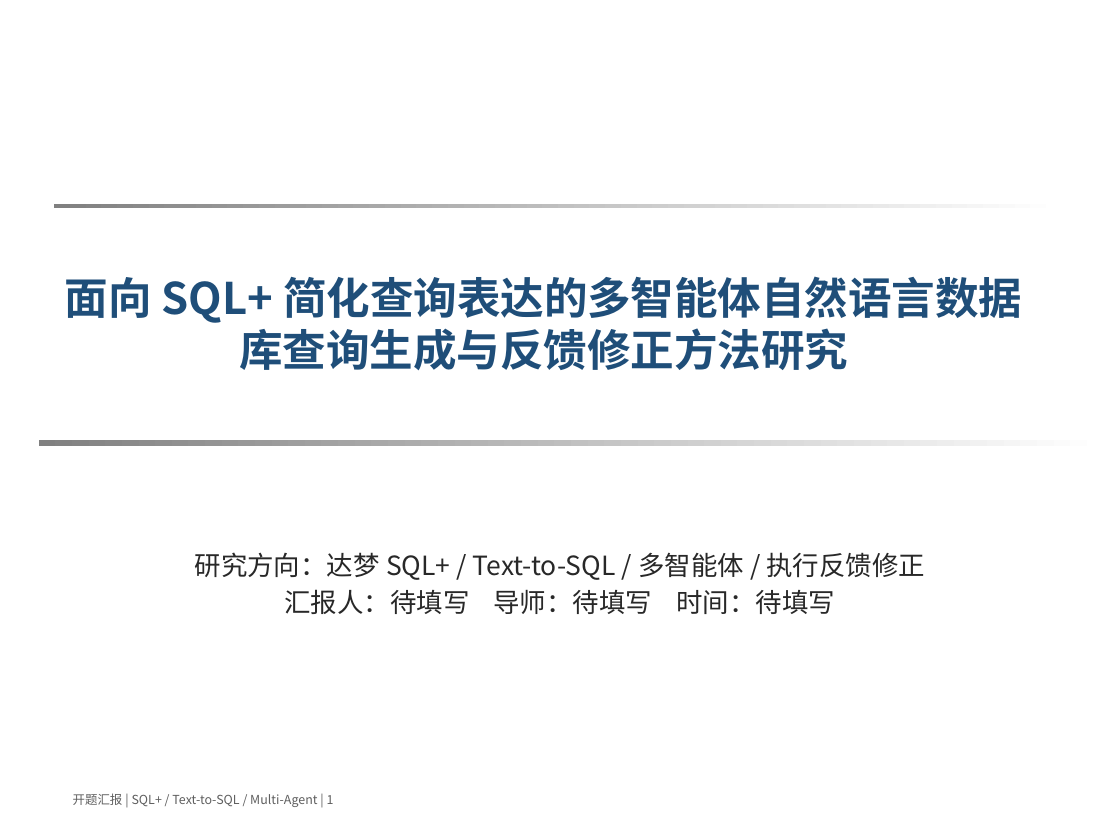
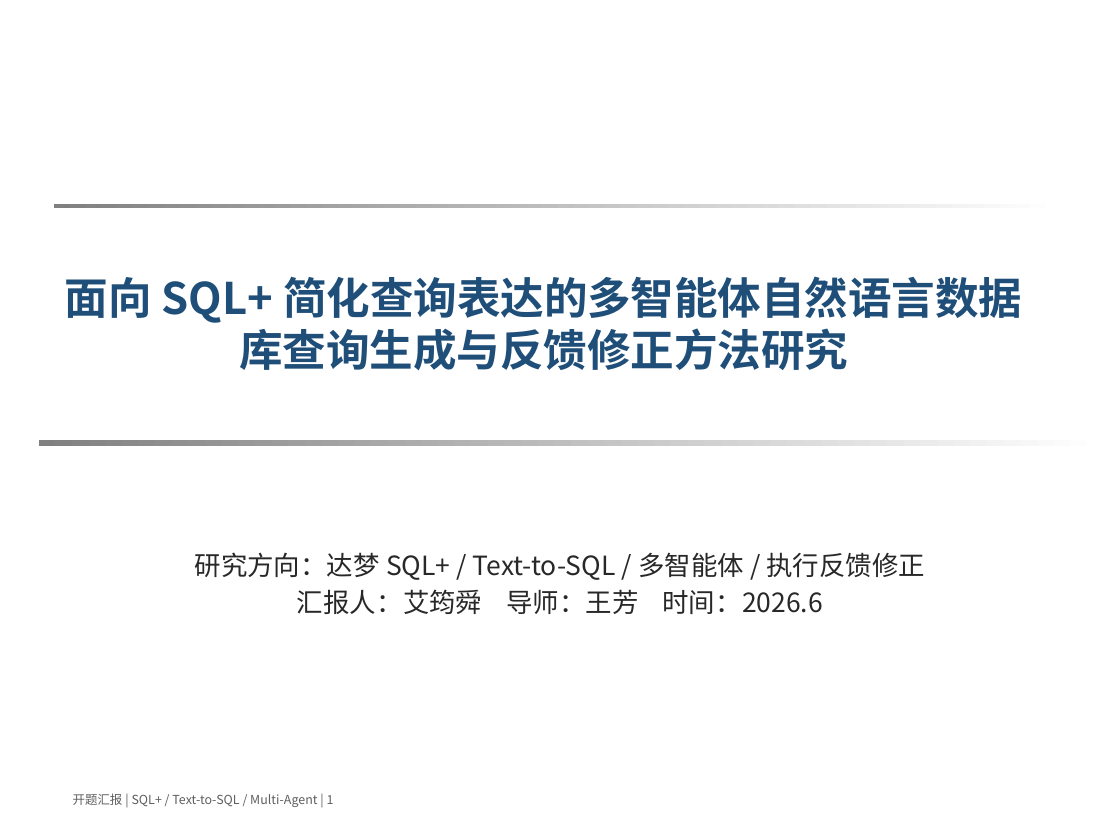
Before and after one commit to 3444374/nl2sql, a slide deck: slide 1 of docs/opening/opening_ppt_template_version_v2.pptx. Drawn at 1120x840 pixels with LibreOffice and Linux fonts; fonts in the diff are those of the drawing; background and template pictures are left out. Boxes give left, top, right and bottom in pixels: in the first picture for what was removed or moved away, otherwise in the second. Text is boxed around its words. In the diff, an @@ line names an element or a change of style, - is before the commit and + after.

```diff
--- a/docs/opening/opening_ppt_template_version_v2.pptx
+++ b/docs/opening/opening_ppt_template_version_v2.pptx
@@ subtitle at (195,552,925,614): text changed @@
-研究方向：达梦 SQL+ / Text-to-SQL / 多智能体 / 执行反馈修正
-汇报人：待填写 导师：待填写 时间：待填写
+研究方向：达梦 SQL+ / Text-to-SQL / 多智能体 / 执行反馈修正
+汇报人：艾筠舜 导师：王芳 时间：2026.6
```
Also in this commit, not shown: 2 other slides changed, 46 other files.
